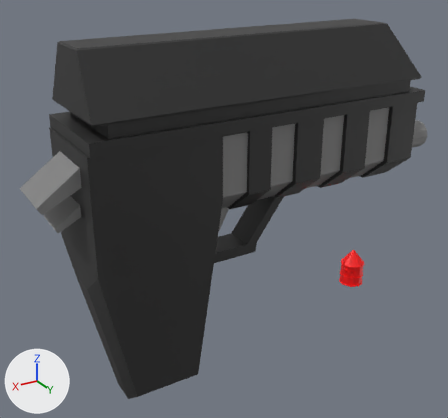
An edit to the FBX model Assets/MyGame/3D-Modells/gun.fbx, drawn before and after from the same camera.
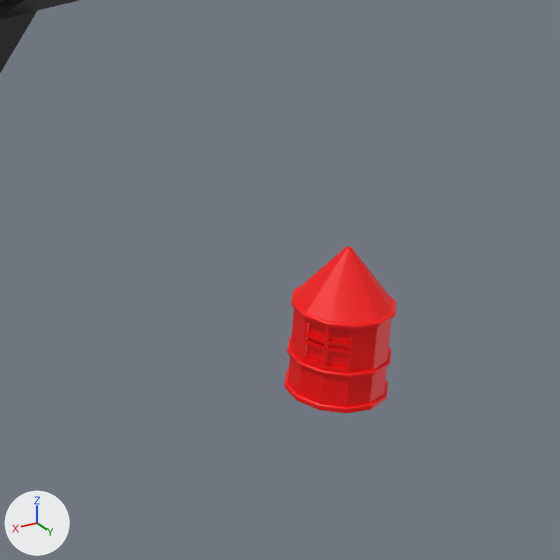
The first picture shows the older version from a camera (50 mm lens) standing at (0.00003, -0.02045, 0.05393) and looking at (-0.00334, -0.02607, 0.05112). The close-ups show both versions on the part from 61% to 90% of the width and 46% to 77% of the height of that picture. The axes (+X, +Y, +Z) are drawn at lower left. The lights are the same throughout. Where no turn or scale is listed for an object, it has been applied to the vertices.

Objects in the first close-up: 'pCube6', 'patrone'.
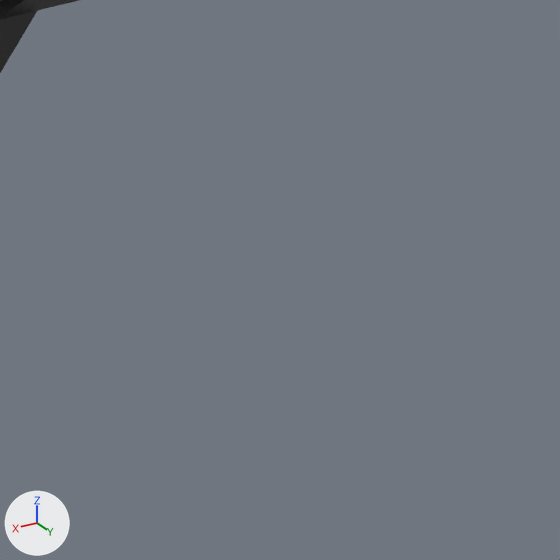
Pixel boxes [x1, y1, x2, y2] of what changed, in the close-ups (560 x 560 px):
'patrone', deleted (red): before [284, 246, 396, 413]

Patch to the scene script:
```diff
--- a/Assets/MyGame/3D-Modells/gun.fbx.py
+++ b/Assets/MyGame/3D-Modells/gun.fbx.py
@@ ob_patrone @@
-ob_patrone = bpy.data.objects.new('patrone', me_mesh_006)
-ob_patrone.location = (-0.005924, -0.026591, 0.049323)
```
